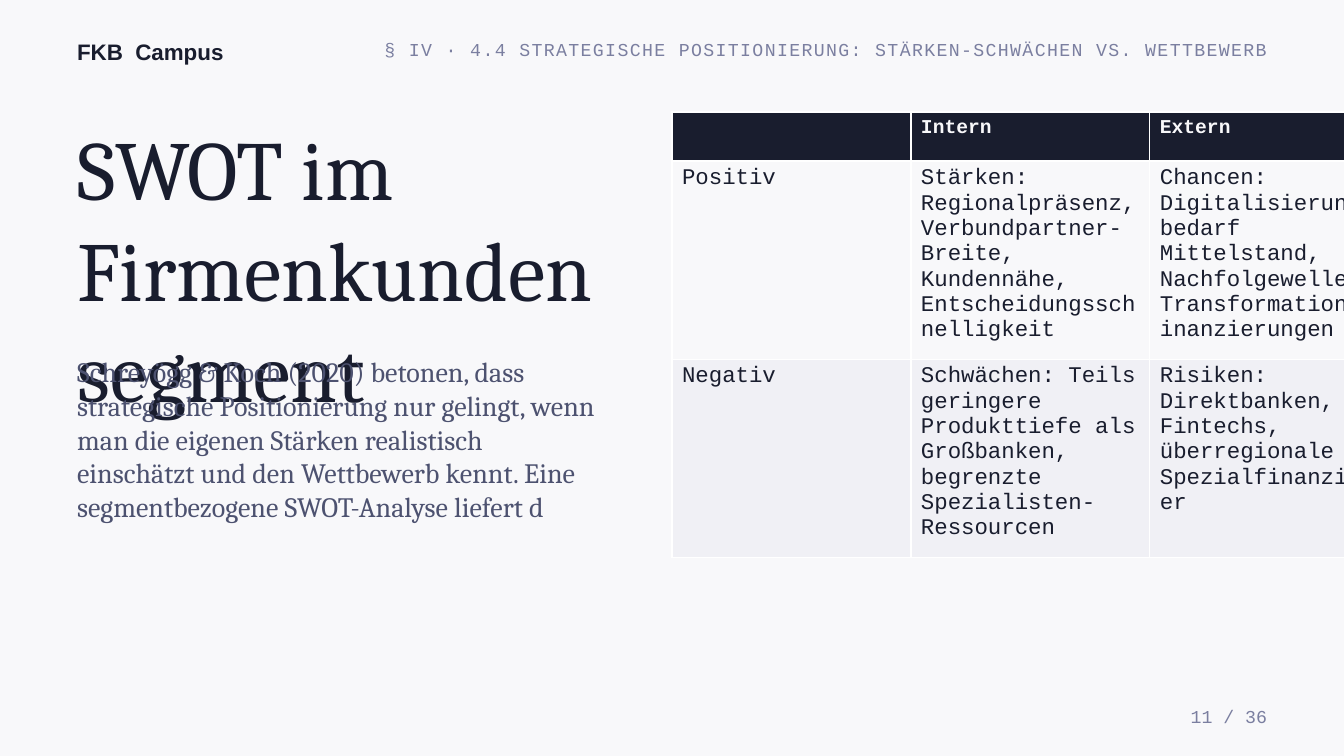
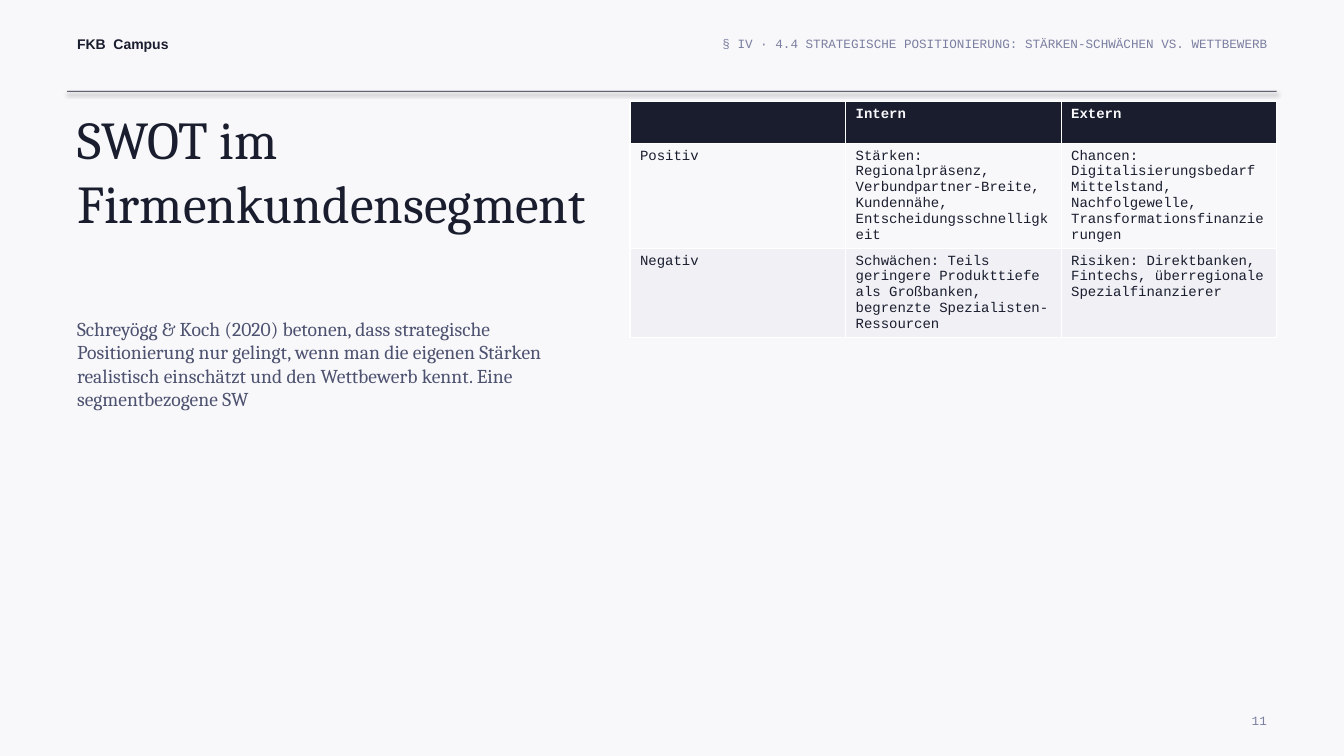
Before and after one commit to ck5rqc47pr-byte/firmenkundenakademie-online, a slide deck: slide 11 of public/downloads/praesentation/M15.pptx. Drawn at 1344x756 pixels with LibreOffice and Linux fonts; fonts in the diff are those of the drawing. Boxes give left, top, right and bottom in pixels: in the first picture for what was removed or moved away, otherwise in the second. Text is boxed around its words. In the diff, an @@ line names an element or a change of style, - is before the commit and + after.

```diff
--- a/public/downloads/praesentation/M15.pptx
+++ b/public/downloads/praesentation/M15.pptx
@@ text "FKB Campus" at [77, 39, 168, 52]: size 16 to 10 pt @@
@@ text "§ IV · 4.4 STRATEGISCHE ...": place and size @@
-text "§ IV · 4.4 STRATEGISCHE ..." at [409, 44, 1266, 56]
+text "§ IV · 4.4 STRATEGISCHE ..." at [738, 39, 1268, 48]
@@ text "§ IV · 4.4 STRATEGISCHE ..." at [738, 39, 1268, 48]: size 13 to 9 pt, letter spacing 1 to 0 pt @@
@@ text "SWOT im Firmenkundensegment": place and size @@
-text "SWOT im Firmenkundensegment" at [77, 143, 394, 201]
+text "SWOT im Firmenkundensegment" at [77, 123, 586, 235]
@@ text "SWOT im Firmenkundensegment" at [77, 123, 586, 235]: size 60 to 38 pt @@
@@ rectangle added at [68, 91, 1277, 92], fill #191D2E @@
@@ table at [630, 102, 1277, 332] @@
@@ size 14 to 10 pt in "Intern", "Extern" @@
@@ size 16 to 10 pt @@
@@ table: place and size @@
-table at [673, 112, 1344, 539]
+table at [630, 102, 1277, 332]
@@ text at [77, 322, 541, 411]: text changed; size 20 to 14 pt @@
-Schreyögg & Koch (2020) betonen, dass strategische Positionierung nur gelingt, wenn man die eigenen Stärken realistisch einschätzt und den Wettbewerb kennt. Eine segmentbezogene SWOT-Analyse liefert d
+Schreyögg & Koch (2020) betonen, dass strategische Positionierung nur gelingt, wenn man die eigenen Stärken realistisch einschätzt und den Wettbewerb kennt. Eine segmentbezogene SW
@@ text at [1252, 717, 1267, 725]: text changed; size 13 to 9 pt @@
-11 / 36
+11
```
Also in this commit, not shown: 28 other slides changed, 2 slides added, 1 slide removed, 21 other files.
